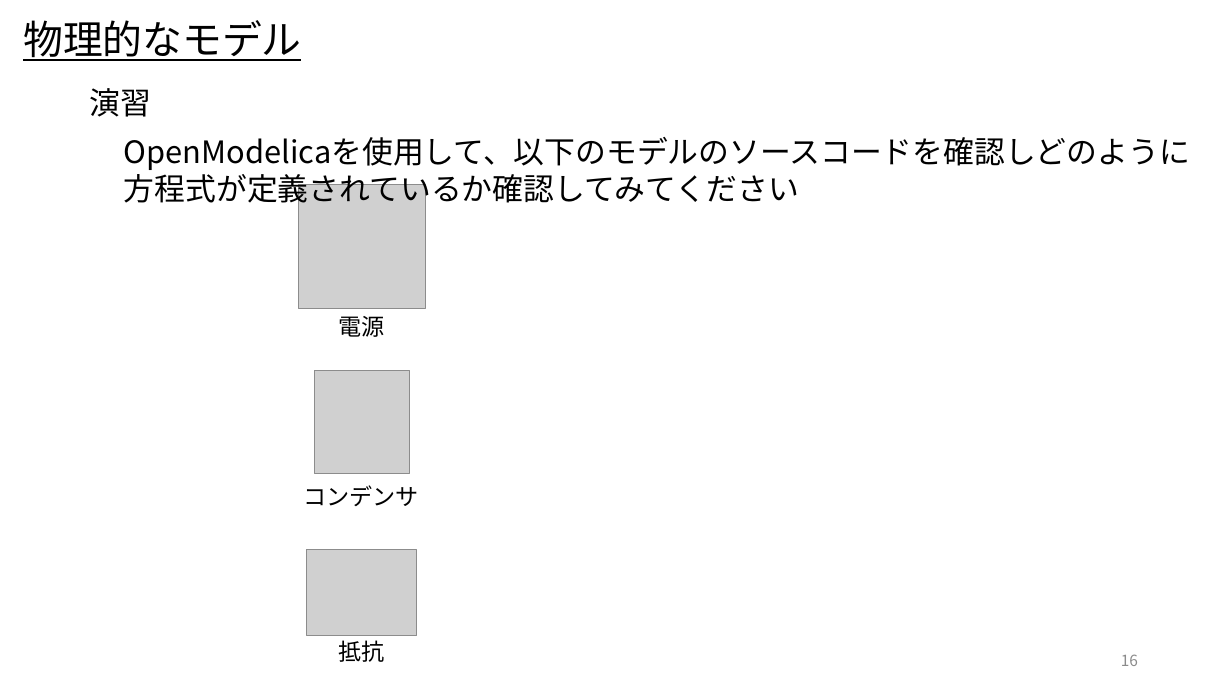
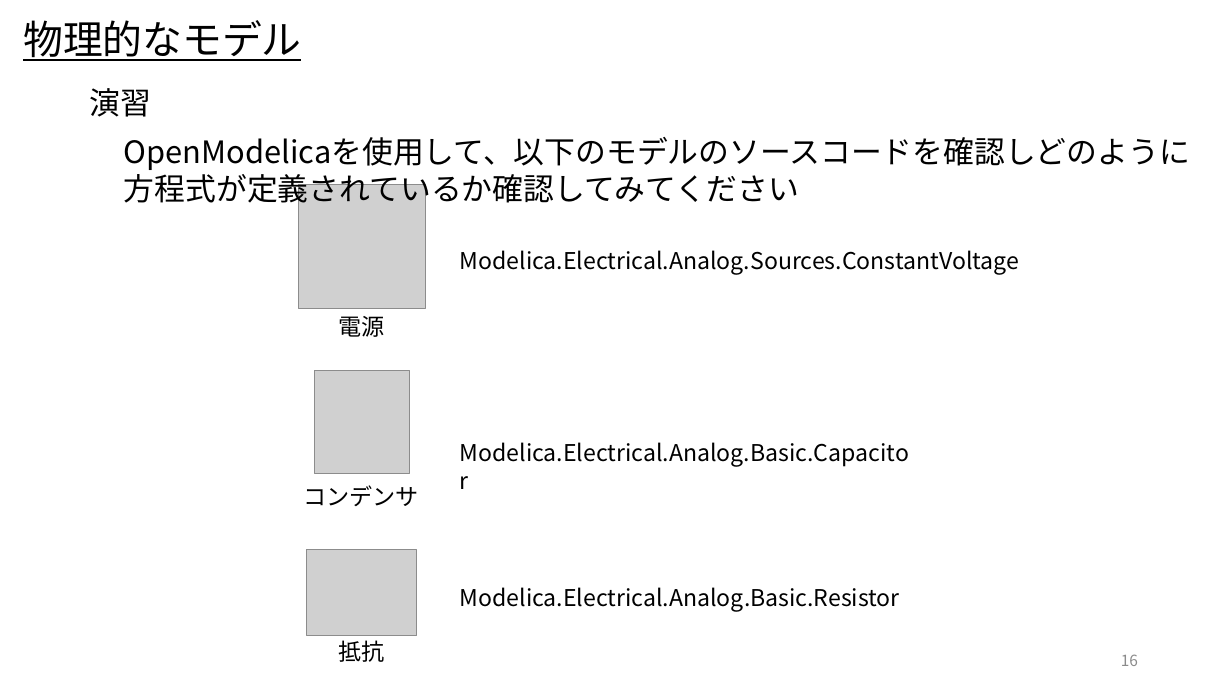
Before and after one commit to UedaShigenori/OpenModelica_Tutorials_Ja, a slide deck: slide 16 of Dev/7_PhysicsDomainModel/OpenModelica_Tutorials_7_PlantModel.pptx. Drawn at 1232x693 pixels with LibreOffice and Linux fonts; fonts in the diff are those of the drawing; grey boxes stand for pictures. Boxes give left, top, right and bottom in pixels: in the first picture for what was removed or moved away, otherwise in the second. Text is boxed around its words. In the diff, an @@ line names an element or a change of style, - is before the commit and + after.

```diff
--- a/Dev/7_PhysicsDomainModel/OpenModelica_Tutorials_7_PlantModel.pptx
+++ b/Dev/7_PhysicsDomainModel/OpenModelica_Tutorials_7_PlantModel.pptx
@@ text added at (x1=460, y1=250, x2=1019, y2=275), 18 pt, text #000000 @@
+Modelica.Electrical.Analog.Sources.ConstantVoltage
@@ text added at (x1=460, y1=442, x2=909, y2=467), 18 pt, text #000000 @@
+Modelica.Electrical.Analog.Basic.Capacitor
@@ text added at (x1=460, y1=587, x2=900, y2=612), 18 pt, text #000000 @@
+Modelica.Electrical.Analog.Basic.Resistor
```
Also in this commit, not shown: 11 other slides changed, 3 slides added, 49 slides removed, 6 other files.
